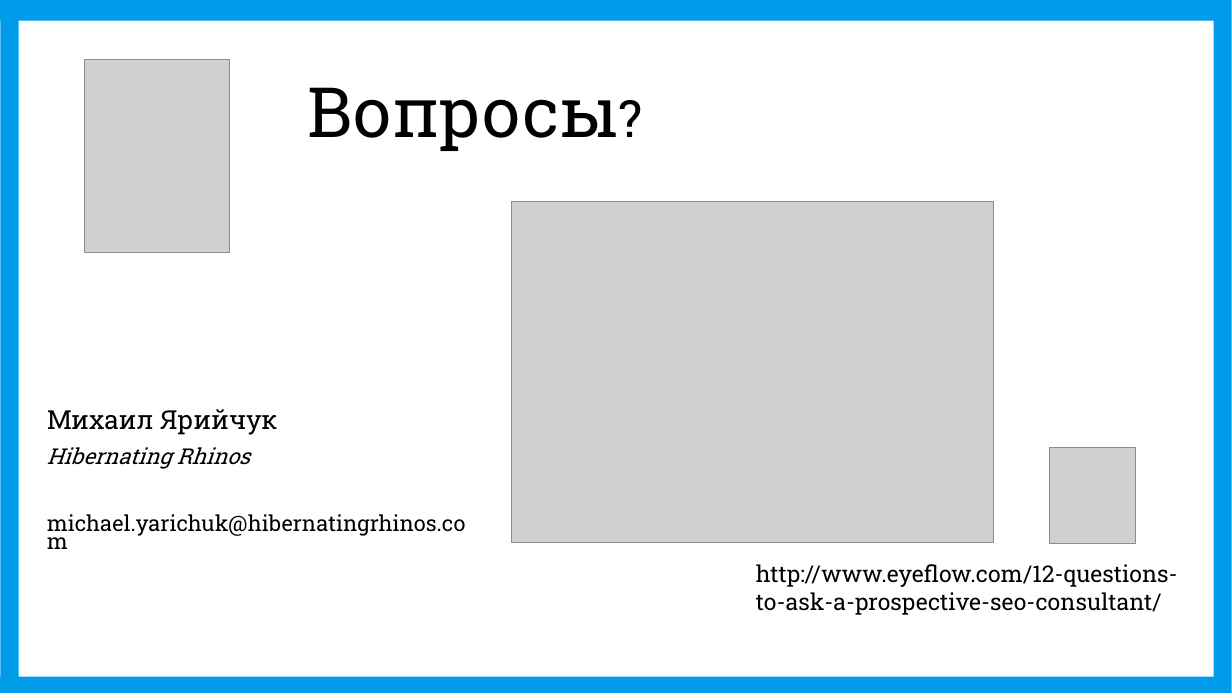
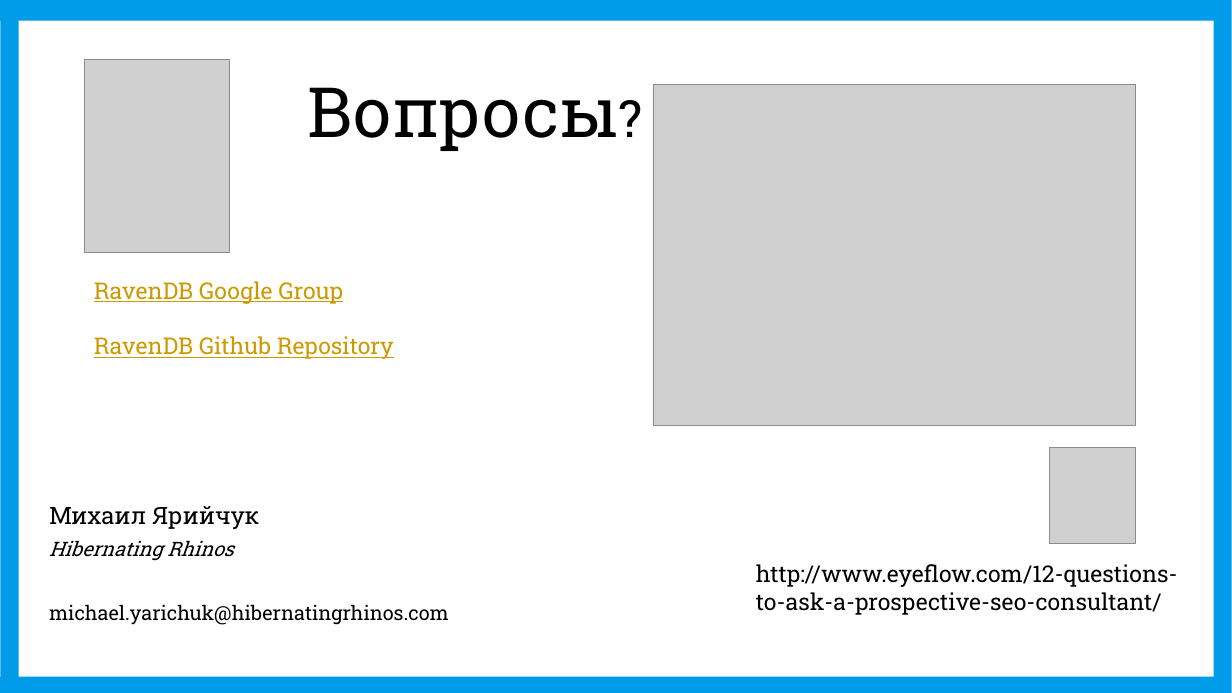
Before and after one commit to maximburyak/CodeFest-Demo, a slide deck: slide 21 of Codefest Presentation.pptx. Drawn at 1232x693 pixels with LibreOffice and Linux fonts; fonts in the diff are those of the drawing; grey boxes stand for pictures; background and template pictures are left out. Boxes give left, top, right and bottom in pixels: in the first picture for what was removed or moved away, otherwise in the second. Text is boxed around its words. In the diff, an @@ line names an element or a change of style, - is before the commit and + after.

```diff
--- a/Codefest Presentation.pptx
+++ b/Codefest Presentation.pptx
@@ picture: place and size @@
-picture at box(511, 201, 994, 543)
+picture at box(653, 84, 1136, 426)
@@ text added at box(94, 281, 394, 359), 18 pt, text #CC9900, underline @@
+RavenDB Google Group
+RavenDB Github Repository
@@ text "Михаил Ярийчук": place and size @@
-text "Михаил Ярийчук" at box(47, 409, 466, 538)
+text "Михаил Ярийчук" at box(49, 506, 449, 625)
@@ text "Михаил Ярийчук" at box(49, 506, 449, 625): size 20.4 to 18.6 pt in "Михаил Ярийчук"; size 17 to 15.5 pt in "Hibernating Rhinos", "michael.yarichuk@hibernatingrhinos.com" @@
```
Also in this commit, not shown: 18 other slides changed, 1 slide added, 1 slide removed, 1 other file.
